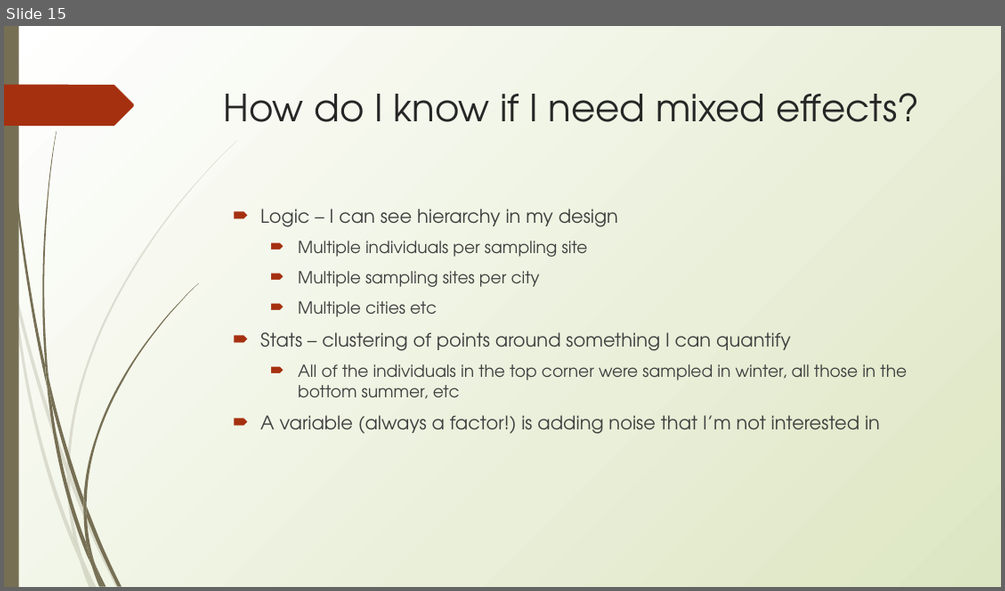
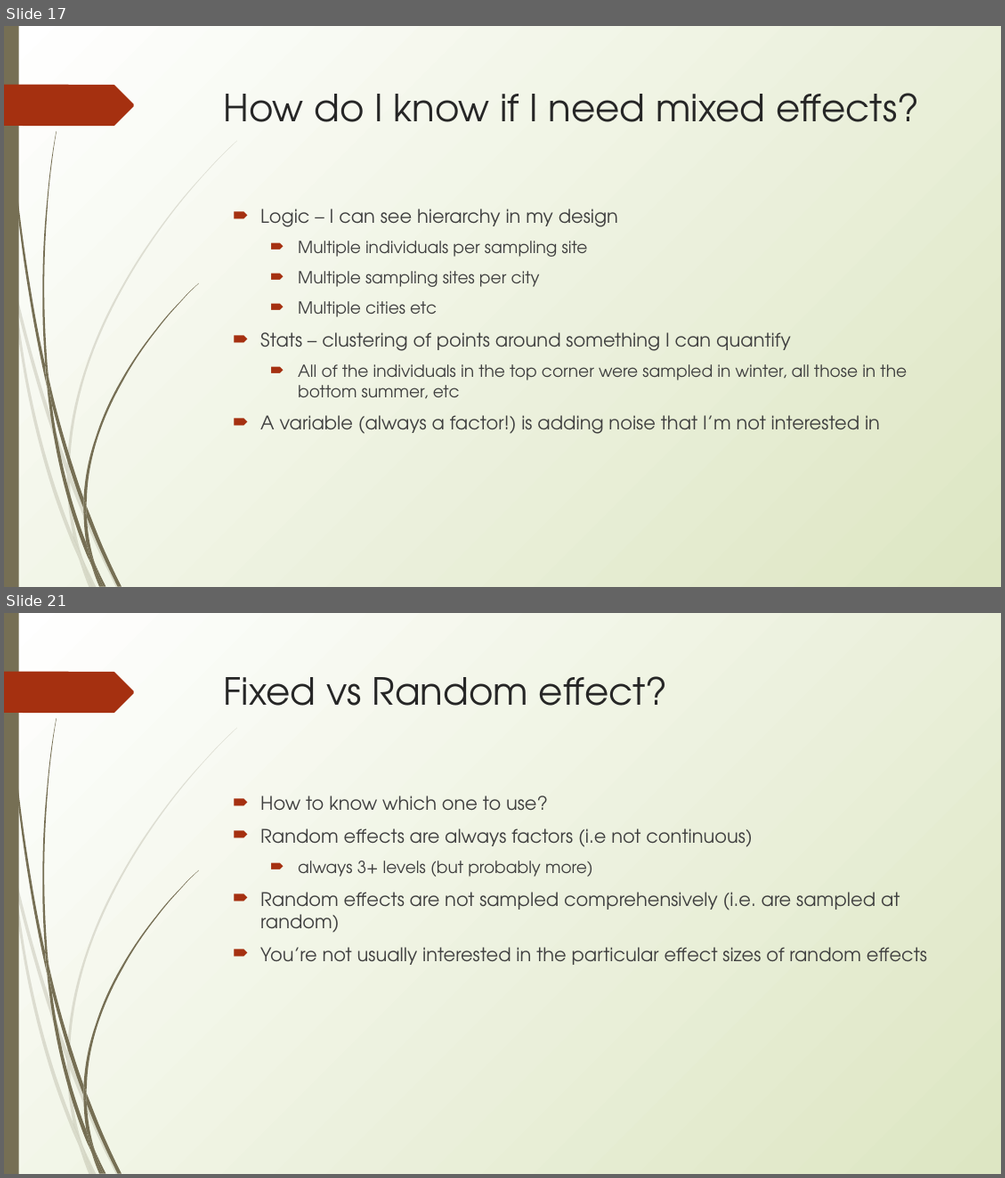
Before and after one commit to erynmcfarlane/GraduateStatsClass, a slide deck: Lecture6.pptx. Shown one above the other, each under a label of ours: slide 15 before the commit, slides 17 and 21 after it; the slides between them are not shown. The pictures are 1005x591 and 1005x1178 pixels, drawn with LibreOffice and Linux fonts; fonts in the diff are those of the drawing. Boxes give left, top, right and bottom in pixels: in the first picture for what was removed or moved away, otherwise in the second. Text is boxed around its words. In the diff, an @@ line names an element or a change of style, - is before the commit and + after.

```diff
--- a/Lecture6.pptx
+++ b/Lecture6.pptx
@@ slide 21 added at (4,613,1001,1174), background gradient #FFFFFF to #DDE6C3; not listed: 24 template elements that a slide beside it also shows @@
@@ title added at (224,676,668,706), 36 pt, text #262626 @@
+Fixed vs Random effect?
@@ text added at (260,795,927,965), 18 pt, text #3F3F3F @@
+🠶 How to know which one to use?
+🠶 Random effects are always factors (i.e not continuous)
+  🠶 always 3+ levels (but probably more)
+🠶 Random effects are not sampled comprehensively (i.e. are sampled at random)
+🠶 You’re not usually interested in the particular effect sizes of random effects
@@ what was slide 15 is now slide 17 @@
```
Also in this commit, not shown: 1 slide changed, 6 other slides added, 1 other file.
